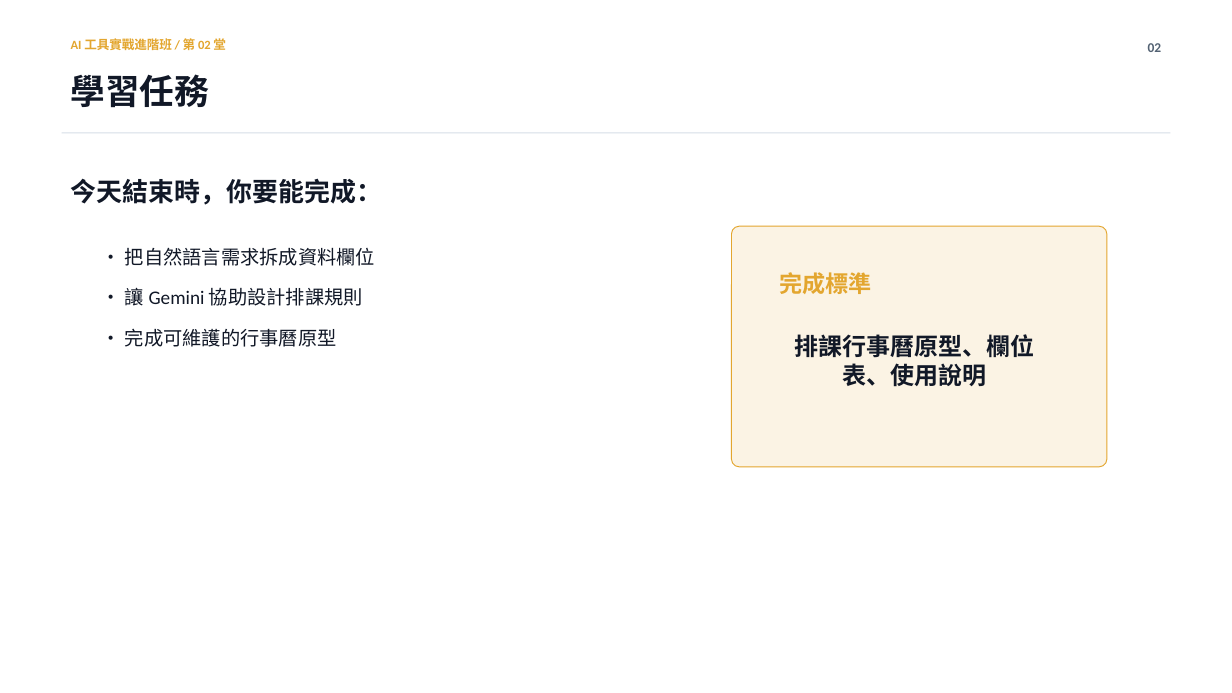
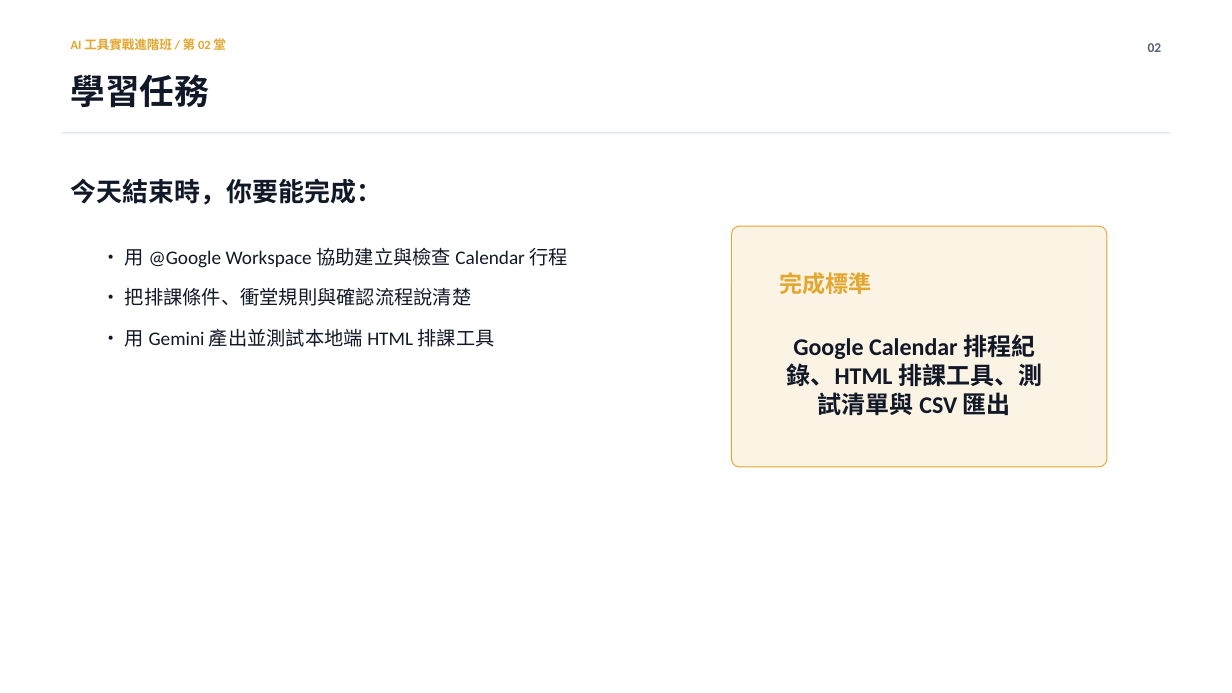
Before and after one commit to Calumai/calumai.com, a slide deck: slide 2 of class/ppt/lesson-02.pptx. Drawn at 1232x693 pixels with LibreOffice and Linux fonts; fonts in the diff are those of the drawing. Boxes give left, top, right and bottom in pixels: in the first picture for what was removed or moved away, otherwise in the second. Text is boxed around its words. In the diff, an @@ line names an element or a change of style, - is before the commit and + after.

Commit message:
Expand lesson two calendar and HTML tool course

```diff
--- a/class/ppt/lesson-02.pptx
+++ b/class/ppt/lesson-02.pptx
@@ text at <box>125,247,567,268</box>: text changed @@
-• 把自然語言需求拆成資料欄位
+• 用 @Google Workspace 協助建立與檢查 Calendar 行程
@@ text at <box>125,287,471,306</box>: text changed @@
-• 讓 Gemini 協助設計排課規則
+• 把排課條件、衝堂規則與確認流程說清楚
@@ text at <box>125,329,495,347</box>: text changed @@
-• 完成可維護的行事曆原型
+• 用 Gemini 產出並測試本地端 HTML 排課工具
@@ text at <box>786,334,1042,415</box>: text changed @@
-排課行事曆原型、欄位表、使用說明
+Google Calendar 排程紀錄、HTML 排課工具、測試清單與 CSV 匯出
```
Also in this commit, not shown: 5 other slides changed, 7 other files.
